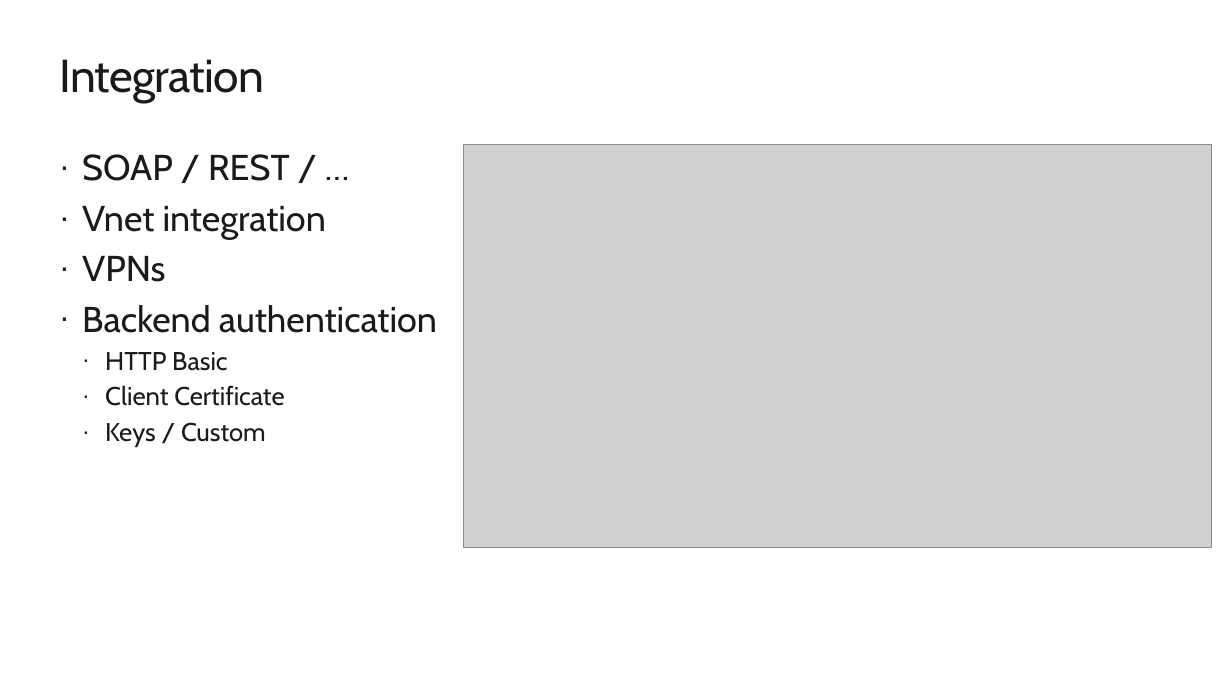
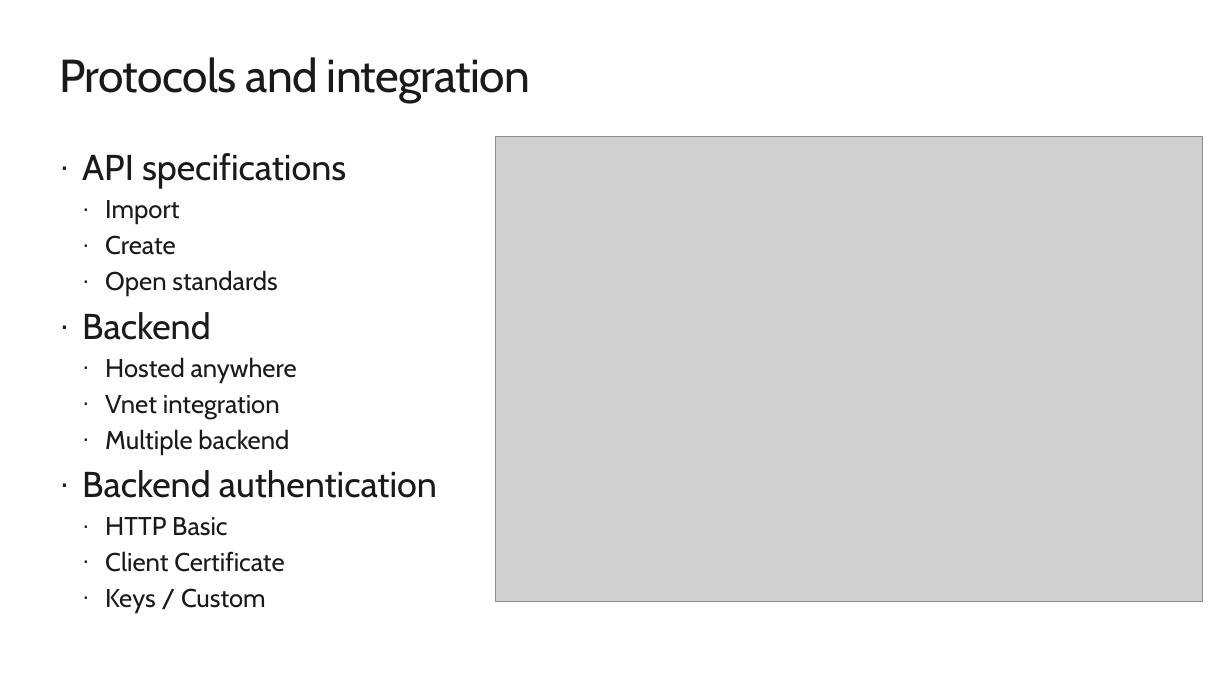
Before and after one commit to rbickel/TDCAPIM, a slide deck: slide 5 of API Management.pptx (slide 6 before the commit). Drawn at 1232x693 pixels with LibreOffice and Linux fonts; fonts in the diff are those of the drawing; grey boxes stand for pictures; background and template pictures are left out. Boxes give left, top, right and bottom in pixels: in the first picture for what was removed or moved away, otherwise in the second. Text is boxed around its words. In the diff, an @@ line names an element or a change of style, - is before the commit and + after.

```diff
--- a/API Management.pptx
+++ b/API Management.pptx
@@ title at [59,57,531,103]: text changed @@
-Integration
+Protocols and integration
@@ picture: place and size @@
-picture at [464,145,1213,548]
+picture at [495,137,1202,603]
@@ text at [82,153,346,382]: text changed; size 28 to 20 pt @@
-· SOAP / REST / …
+· API specifications
+  · Import
+  · Create
+  · Open standards
+· Backend
+  · Hosted anywhere
@@ text at [105,395,280,418]: size 28 to 20 pt in "Vnet integration"; list level 1 to 2 in "Vnet integration" @@
@@ text at [105,429,289,454]: text changed; size 28 to 20 pt @@
-· VPNs
+  · Multiple backend
```
Also in this commit, not shown: 4 other slides changed, 2 slides added, 4 slides removed.
